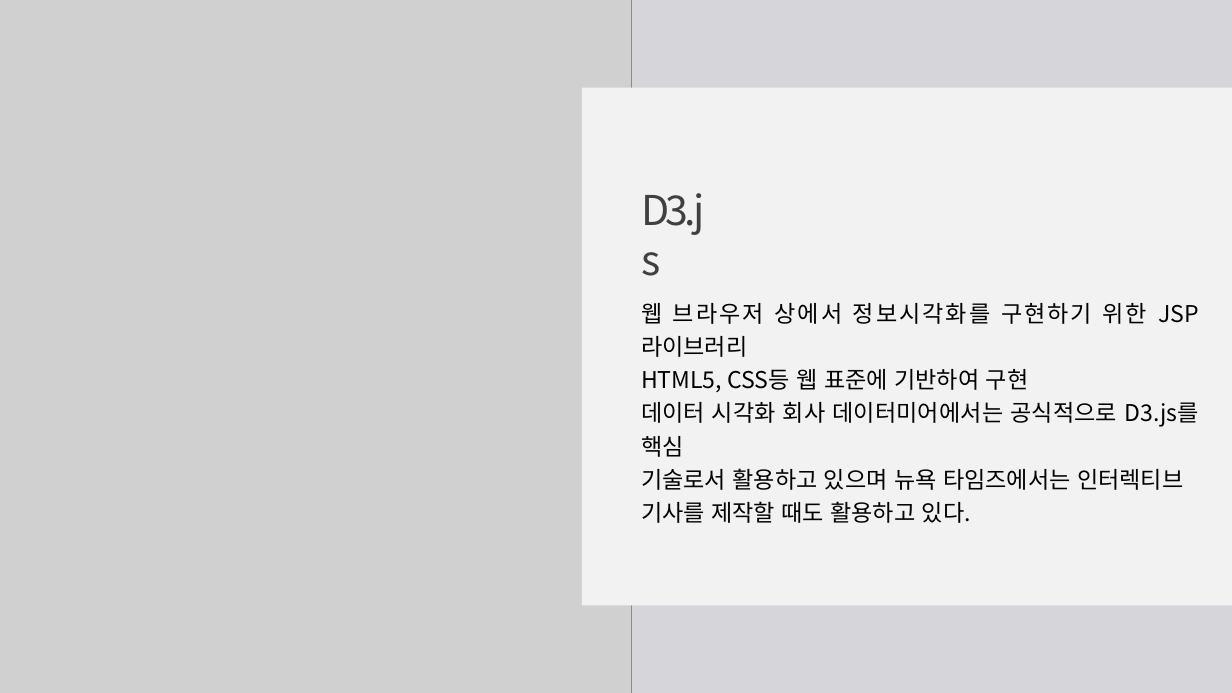
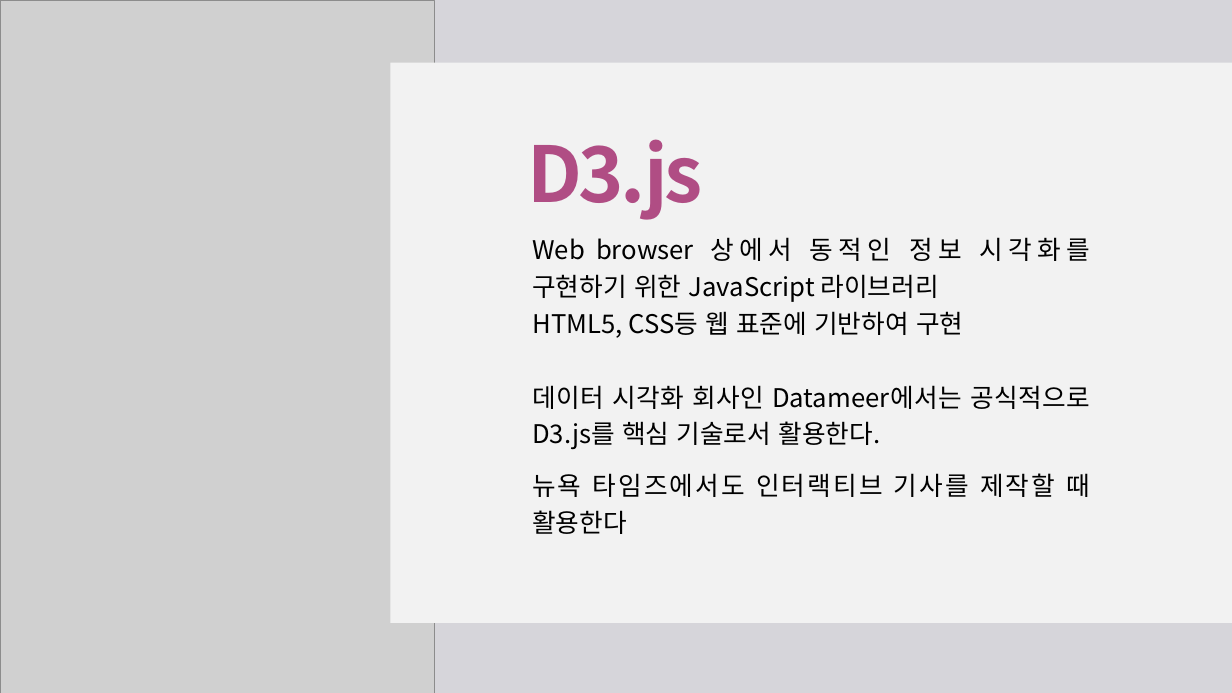
Before and after one commit to hanYijin/portfolio_2021, a slide deck: slide 12 of covid19.pptx. Drawn at 1232x693 pixels with LibreOffice and Linux fonts; fonts in the diff are those of the drawing; grey boxes stand for pictures. Boxes give left, top, right and bottom in pixels: in the first picture for what was removed or moved away, otherwise in the second. Text is boxed around its words. In the diff, an @@ line names an element or a change of style, - is before the commit and + after.

```diff
--- a/covid19.pptx
+++ b/covid19.pptx
@@ picture: place and size @@
-picture at [0, 0, 632, 693]
+picture at [0, 0, 434, 693]
@@ rectangle: place and size @@
-rectangle at [582, 88, 1232, 605]
+rectangle at [391, 63, 1232, 623]
@@ text "D3.js": place and size @@
-text "D3.js" at [641, 193, 704, 235]
+text "D3.js" at [527, 139, 702, 220]
@@ text "D3.js" at [527, 139, 702, 220]: size 32 to 60 pt, text colour #404040 to #B04D84, bold on @@
@@ text "Web browser 상에서 동적인 정보 ...": place and size @@
-text "Web browser 상에서 동적인 정보 ..." at [641, 303, 1198, 523]
+text "Web browser 상에서 동적인 정보 ..." at [532, 237, 1090, 534]
@@ text at [532, 237, 1090, 302]: text changed; size 18 to 20 pt @@
-웹 브라우저 상에서 정보시각화를 구현하기 위한 JSP라이브러리
+Web browser 상에서 동적인 정보 시각화를 구현하기 위한 JavaScript 라이브러리
@@ text at [532, 311, 963, 338]: size 18 to 20 pt in "HTML5, CSS등 웹 표준에 기반하여 구현" @@
@@ text at [532, 385, 1090, 534]: text changed; size 18 to 20 pt @@
-데이터 시각화 회사 데이터미어에서는 공식적으로 D3.js를 핵심
-기술로서 활용하고 있으며 뉴욕 타임즈에서는 인터렉티브
-기사를 제작할 때도 활용하고 있다.
+데이터 시각화 회사인 Datameer에서는 공식적으로 D3.js를 핵심 기술로서 활용한다.
+뉴욕 타임즈에서도 인터랙티브 기사를 제작할 때 활용한다
```
Also in this commit, not shown: 7 other slides changed, 2 slides added, 2 slides removed.
